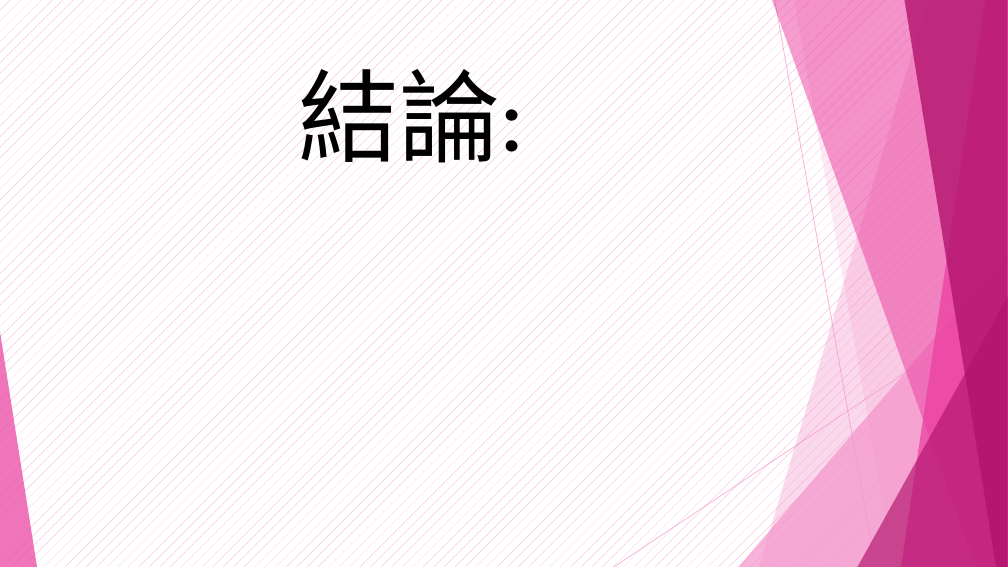
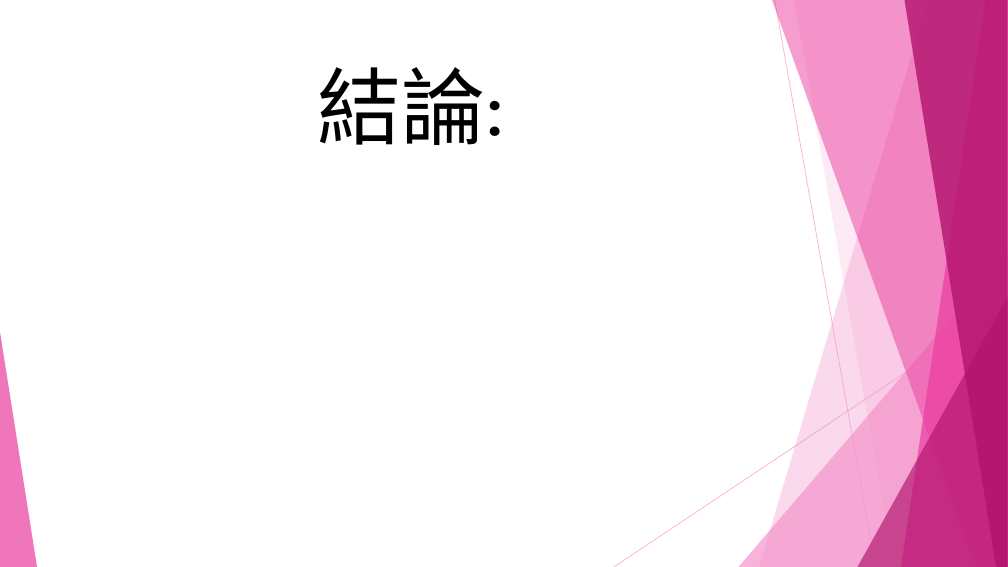
Before and after one commit to shoppingpd/shopping_fontend, a slide deck: slide 9 of SoppingBuy專案1.pptx. Drawn at 1008x567 pixels with LibreOffice and Linux fonts; fonts in the diff are those of the drawing. Boxes give left, top, right and bottom in pixels: in the first picture for what was removed or moved away, otherwise in the second. Text is boxed around its words. In the diff, an @@ line names an element or a change of style, - is before the commit and + after.

```diff
--- a/SoppingBuy專案1.pptx
+++ b/SoppingBuy專案1.pptx
@@ background pattern #F496CB on #FFFFFF to pattern #FFFFFF on #FFFFFF @@
@@ title "結論:" at <box>318,67,505,145</box>: size 96 to 80 pt @@
```
Also in this commit, not shown: 8 other slides changed.
